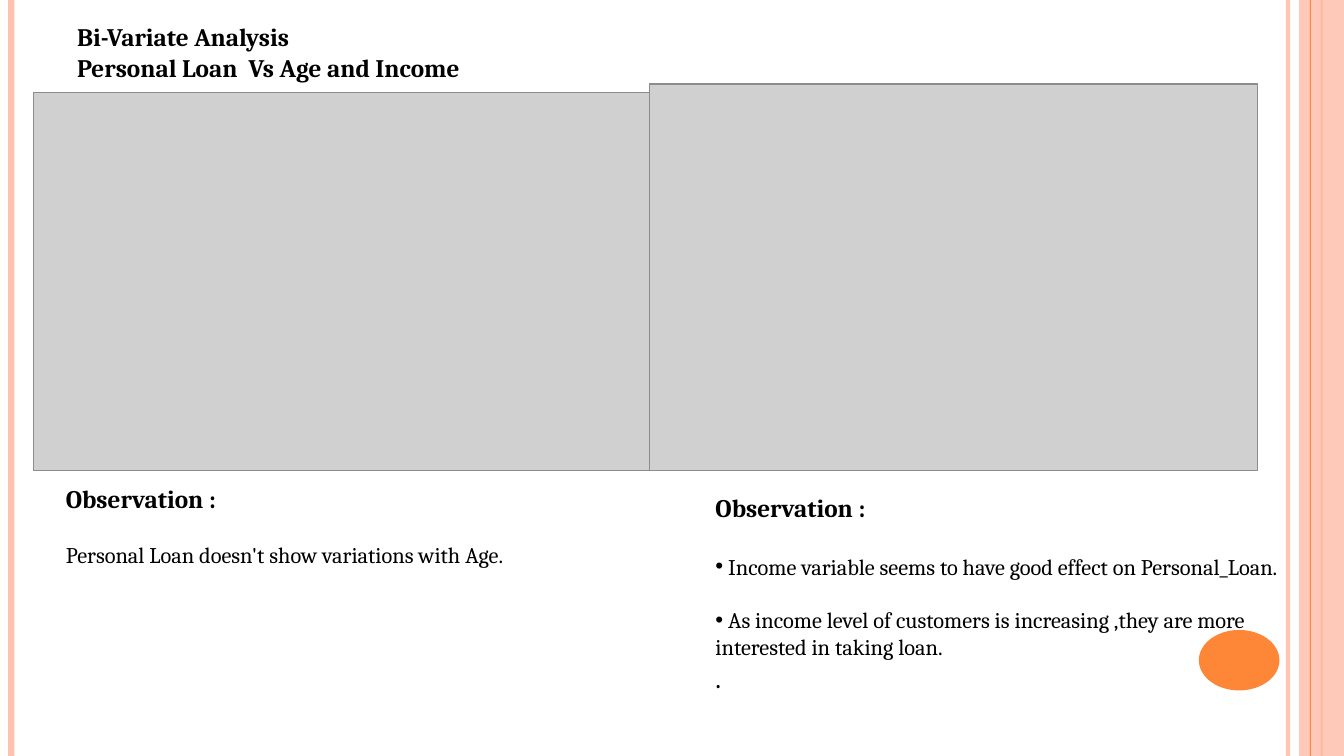
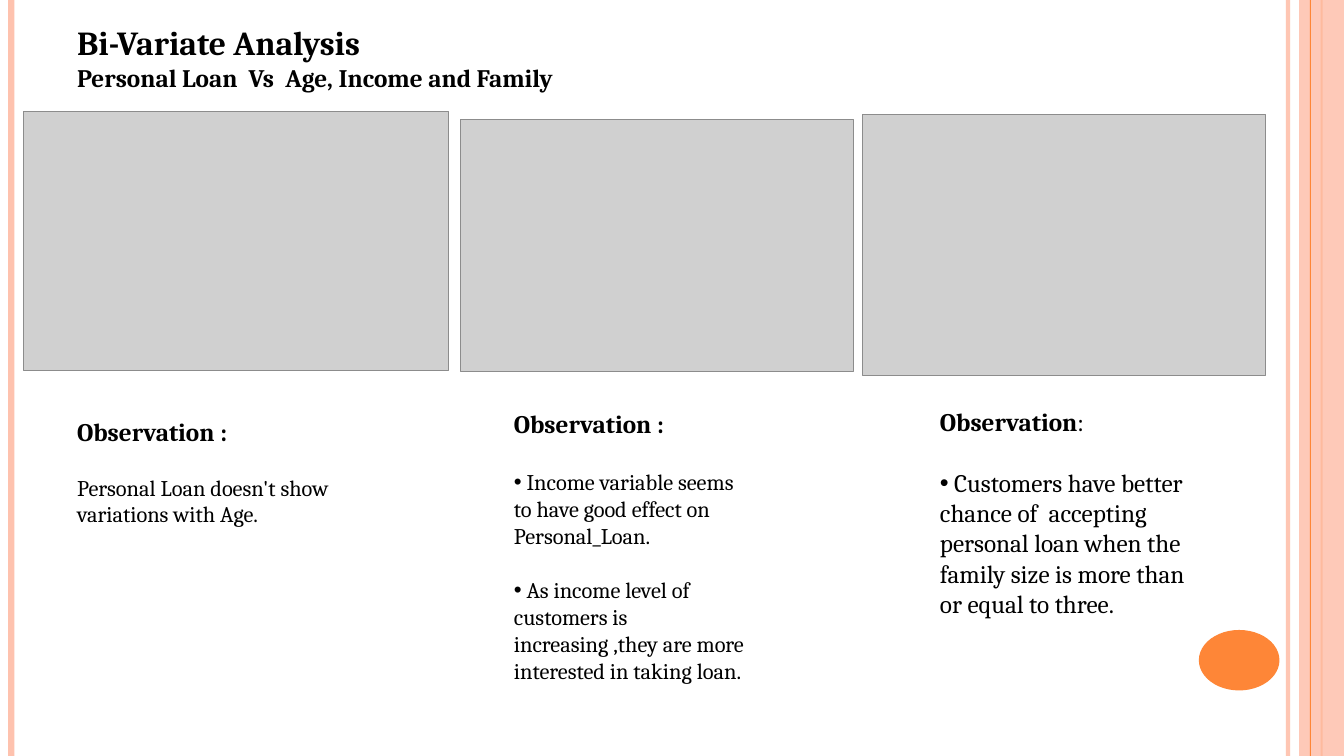
Before and after one commit to sachniv1023/final_project, a slide deck: slide 6 of Personal loan Campaign.pptx. Drawn at 1344x756 pixels with LibreOffice and Linux fonts; fonts in the diff are those of the drawing; grey boxes stand for pictures. Boxes give left, top, right and bottom in pixels: in the first picture for what was removed or moved away, otherwise in the second. Text is boxed around its words. In the diff, an @@ line names an element or a change of style, - is before the commit and + after.

```diff
--- a/Personal loan Campaign.pptx
+++ b/Personal loan Campaign.pptx
@@ text at (77, 31, 360, 63): size 18 to 24 pt in "Bi-Variate Analysis" @@
@@ text at (77, 69, 553, 93): text changed @@
-Personal Loan Vs Age and Income
+Personal Loan Vs Age, Income and Family
@@ picture removed at (649, 84, 1257, 470) @@
@@ picture added at (23, 111, 449, 370) @@
@@ picture removed at (33, 93, 671, 471) @@
@@ picture added at (862, 114, 1265, 375) @@
@@ picture added at (461, 120, 854, 372) @@
@@ text "Observation :" rewrapped from (66, 490, 503, 568) to (77, 423, 329, 527) @@
@@ text at (514, 415, 744, 684): paragraph removed @@
-.
@@ text "Observation :": place and size @@
-text "Observation :" at (715, 499, 1277, 660)
+text "Observation :" at (514, 415, 744, 684)
@@ text added at (940, 413, 1184, 619), 18 pt, text #000000 @@
+Observation:
+• Customers have better chance of accepting personal loan when the family size is more than or equal to three.
```
Also in this commit, not shown: 10 other slides changed, 1 slide removed.
